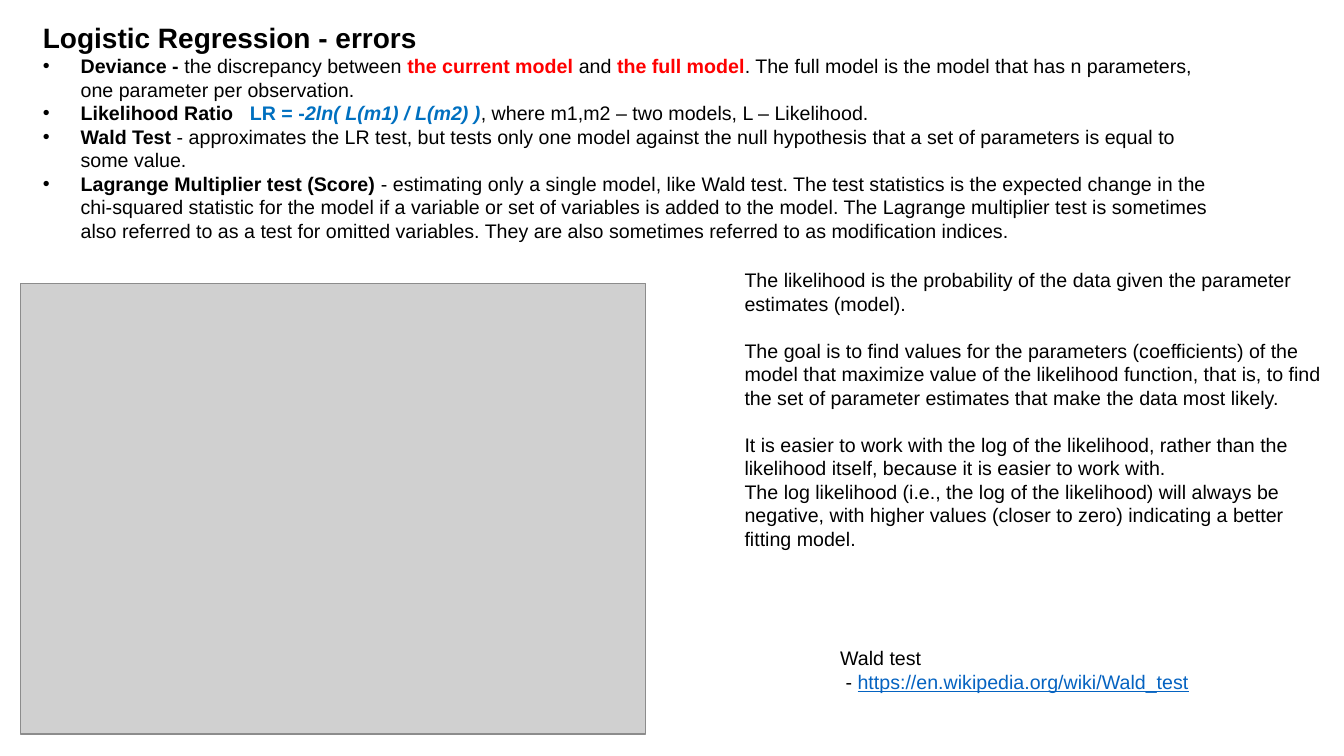
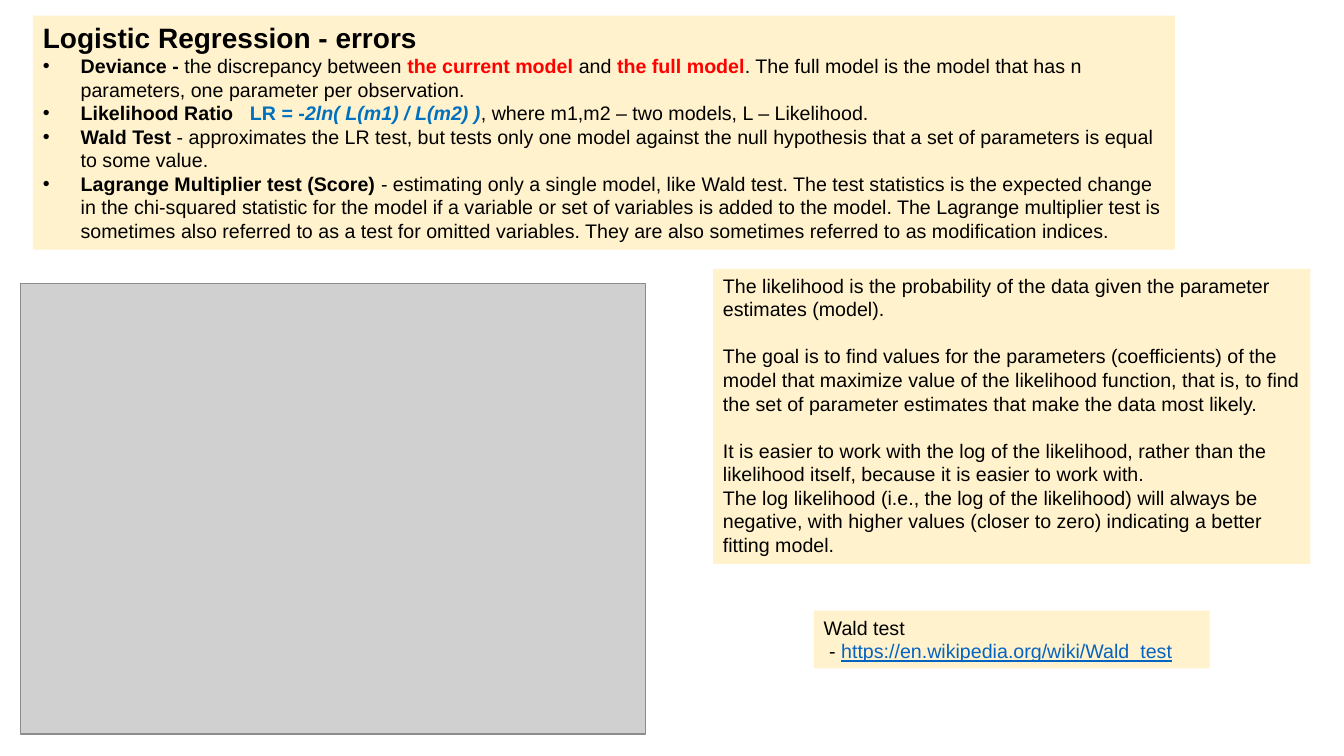
Before and after one commit to lselector/statistics, a slide deck: slide 8 of statistics_06_logistic_regression.pptx (slide 6 before the commit). Drawn at 1344x756 pixels with LibreOffice and Linux fonts; fonts in the diff are those of the drawing; grey boxes stand for pictures. Boxes give left, top, right and bottom in pixels: in the first picture for what was removed or moved away, otherwise in the second. Text is boxed around its words. In the diff, an @@ line names an element or a change of style, - is before the commit and + after.

```diff
--- a/statistics_06_logistic_regression.pptx
+++ b/statistics_06_logistic_regression.pptx
@@ rectangle "Logistic Regression - errors": place and size @@
-rectangle "Logistic Regression - errors" at <box>43,27,1207,242</box>
+rectangle "Logistic Regression - errors" at <box>33,15,1176,249</box>
@@ rectangle "The likelihood is the probability ...": place and size @@
-rectangle "The likelihood is the probability ..." at <box>745,272,1321,550</box>
+rectangle "The likelihood is the probability ..." at <box>713,269,1311,565</box>
@@ fill none to #FFF2CC in 3 elements at <box>33,15,1176,249</box>, <box>713,269,1311,565</box>, <box>814,611,1210,668</box> @@
@@ rectangle "Wald test": place and size @@
-rectangle "Wald test" at <box>840,650,1189,693</box>
+rectangle "Wald test" at <box>814,611,1210,668</box>
```
Also in this commit, not shown: 7 other slides changed, 1 slide added.
